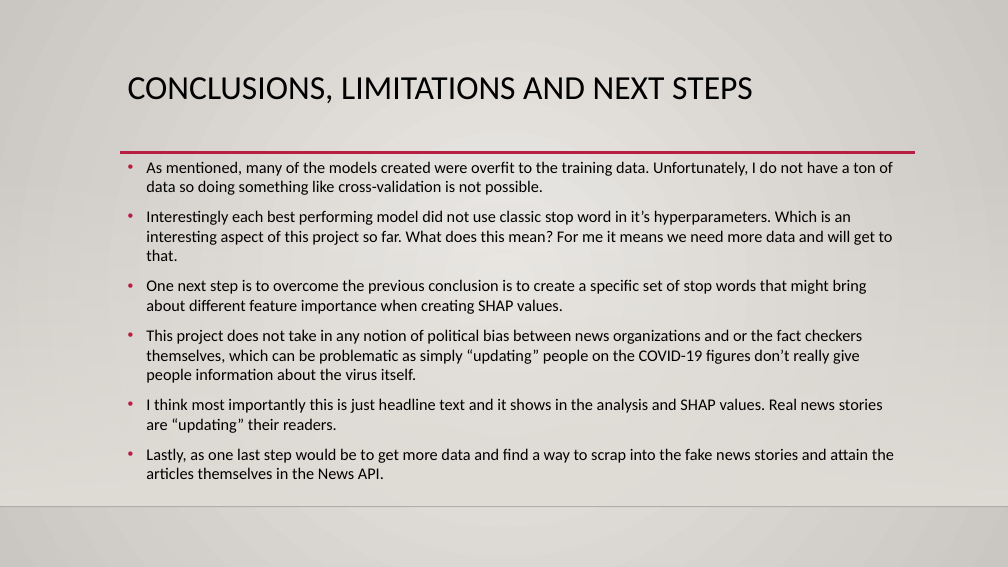
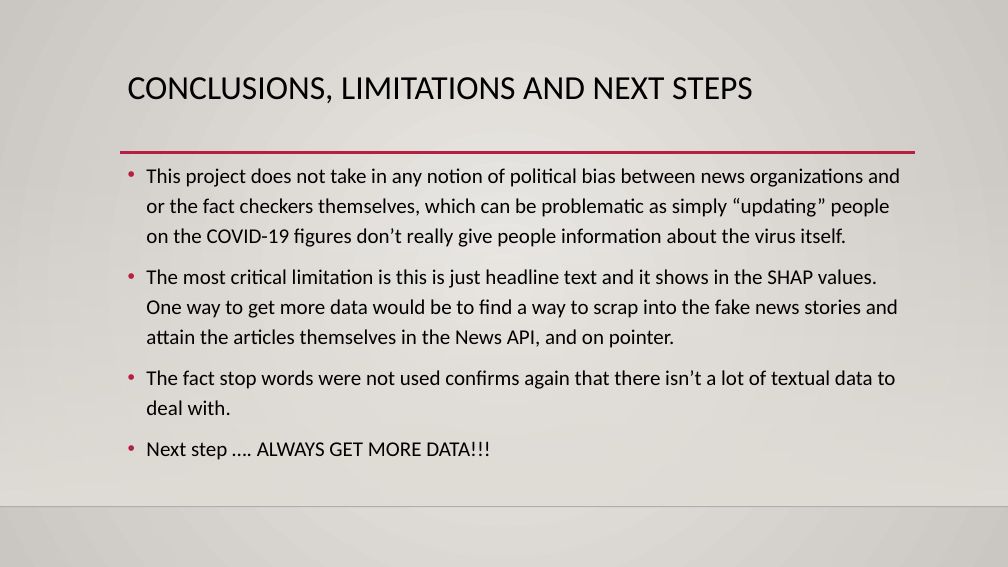
Before and after one commit to Daniel-Lazi00816/covid-19_fake_news_classifier, a slide deck: slide 7 of covid_fake_news_presentation.pptx. Drawn at 1008x567 pixels with LibreOffice and Linux fonts; fonts in the diff are those of the drawing; background and template pictures are left out. Boxes give left, top, right and bottom in pixels: in the first picture for what was removed or moved away, otherwise in the second. Text is boxed around its words. In the diff, an @@ line names an element or a change of style, - is before the commit and + after.

```diff
--- a/covid_fake_news_presentation.pptx
+++ b/covid_fake_news_presentation.pptx
@@ text at [146,161,893,314]: paragraphs removed @@
-• As mentioned, many of the models created were overfit to the training data. Unfortunately, I do not have a ton of data so doing something like cross-validation is not possible.
-• Interestingly each best performing model did not use classic stop word in it’s hyperparameters. Which is an interesting aspect of this project so far. What does this mean? For me it means we need more data and will get to that.
-• One next step is to overcome the previous conclusion is to create a specific set of stop words that might bring about different feature importance when creating SHAP values.
@@ text at [146,168,900,247]: size 15.5 to 20 pt in "This project does not take in any ..."; line spacing 1 to 1.2 @@
@@ text at [146,269,898,460]: text changed; size 15.5 to 20 pt @@
-• I think most importantly this is just headline text and it shows in the analysis and SHAP values. Real news stories are “updating” their readers.
-• Lastly, as one last step would be to get more data and find a way to scrap into the fake news stories and attain the articles themselves in the News API.
+• The most critical limitation is this is just headline text and it shows in the SHAP values. One way to get more data would be to find a way to scrap into the fake news stories and attain the articles themselves in the News API, and on pointer.
+• The fact stop words were not used confirms again that there isn’t a lot of textual data to deal with.
+• Next step …. ALWAYS GET MORE DATA!!!
```
Also in this commit, not shown: 4 other slides changed, 1 slide added, 2 other files.
